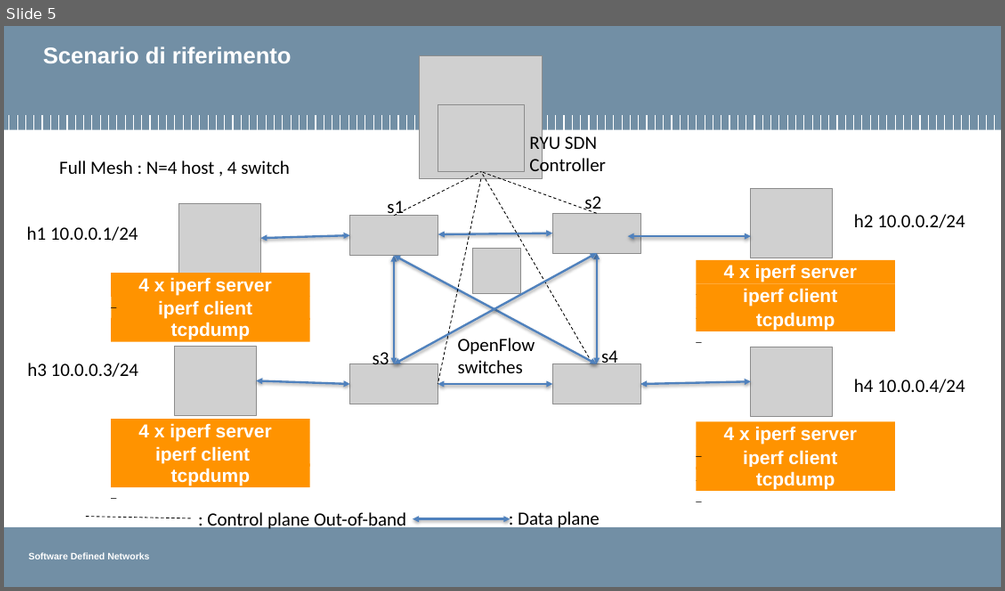
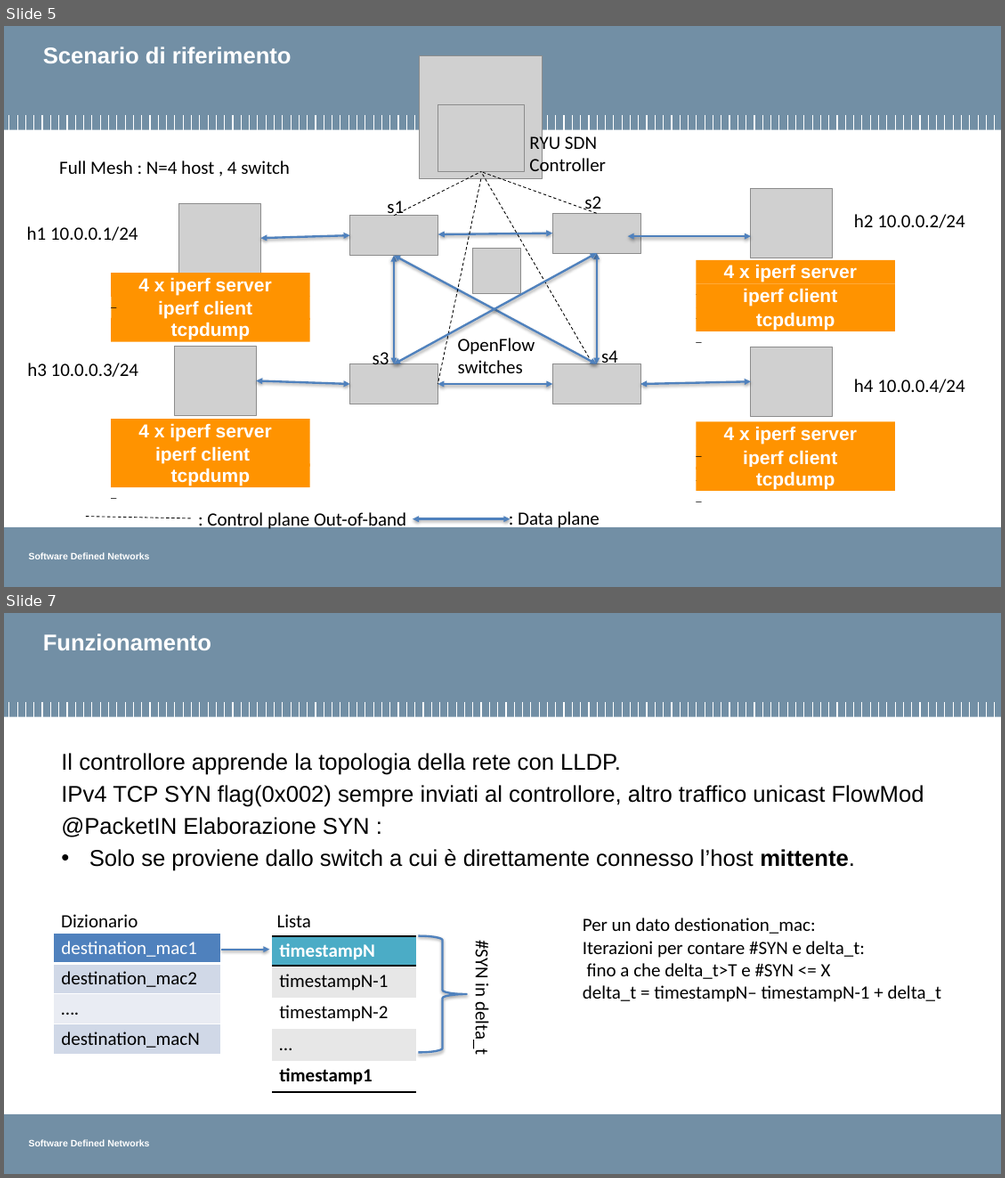
Before and after one commit to pierluigigrossi/progetto-SDN, a slide deck: intermedia8.pptx. Shown one above the other, each under a label of ours: slide 5 before the commit, slides 5 and 7 after it; the slides between them are not shown. The pictures are 1005x591 and 1005x1178 pixels, drawn with LibreOffice and Linux fonts; fonts in the diff are those of the drawing; grey boxes stand for pictures; background and template pictures are left out. Boxes give left, top, right and bottom in pixels: in the first picture for what was removed or moved away, otherwise in the second. Text is boxed around its words. In the diff, an @@ line names an element or a change of style, - is before the commit and + after.

```diff
--- a/intermedia8.pptx
+++ b/intermedia8.pptx
@@ slide 7 added at bbox=[4, 613, 1001, 1174], background #FFFFFF; not listed: 108 template elements that a slide beside it also shows @@
@@ title added at bbox=[43, 633, 211, 650], 22 pt, text #FFFFFF, bold @@
+Funzionamento
@@ group added at bbox=[423, 702, 540, 717]: 15 lines @@
@@ text added at bbox=[61, 753, 924, 871], 22 pt, text #000000 @@
+Il controllore apprende la topologia della rete con LLDP.
+IPv4 TCP SYN flag(0x002) sempre inviati al controllore, altro traffico unicast FlowMod
+@PacketIN Elaborazione SYN :
+• Solo se proviene dallo switch a cui è direttamente connesso l’host mittente.
@@ table added at bbox=[54, 933, 222, 1052], 4 rows, 1 columns @@
+destination_mac1
+destination_mac2
+….
+destination_macN
@@ text added at bbox=[61, 914, 138, 927], 18 pt, text #000000 @@
+Dizionario
@@ text added at bbox=[277, 914, 311, 927], 18 pt, text #000000 @@
+Lista
@@ text added at bbox=[582, 917, 942, 1002], 18 pt, text #000000 @@
+Per un dato destionation_mac:
+Iterazioni per contare #SYN e delta_t:
+fino a che delta_t>T e #SYN <= X
+delta_t = timestampN– timestampN-1 + delta_t
@@ arrow added from (221, 949) to (269, 949), #4F81BD 2 pt @@
@@ table added at bbox=[272, 936, 415, 1093], 5 rows, 1 columns @@
+timestampN
+timestampN-1
+timestampN-2
+…
+timestamp1
@@ right brace added at bbox=[418, 936, 467, 1053], outline #4F81BD 2 pt @@
@@ text added at bbox=[470, 943, 494, 1054], 18 pt, text #000000 @@
+#SYN in delta_t
```
Also in this commit, not shown: 1 slide changed, 4 other files.
